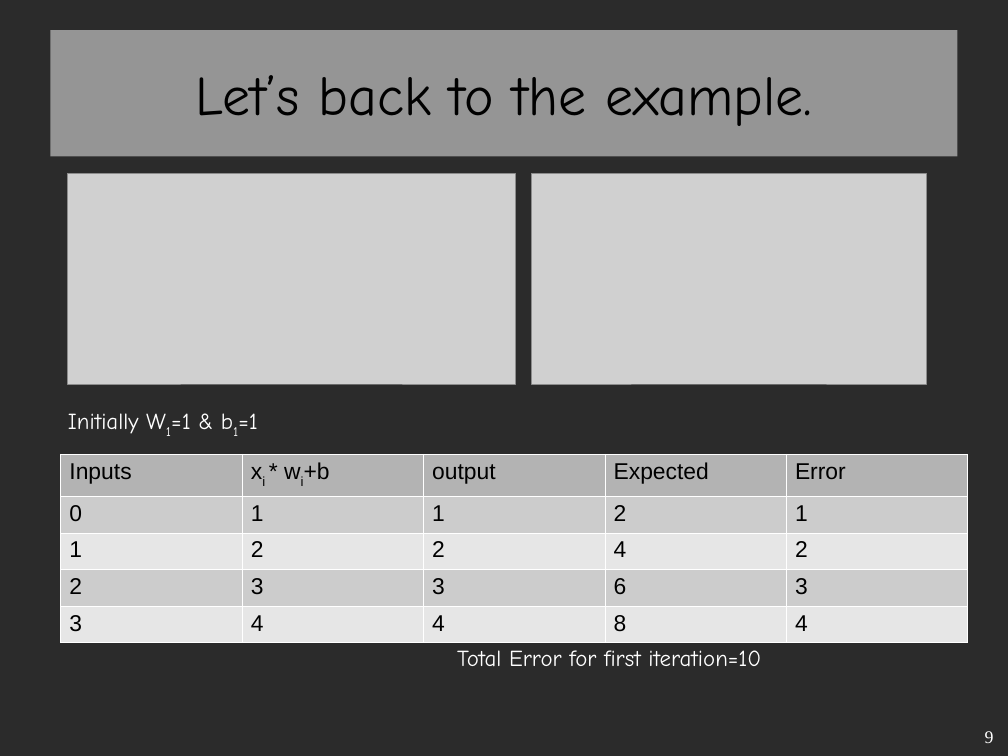
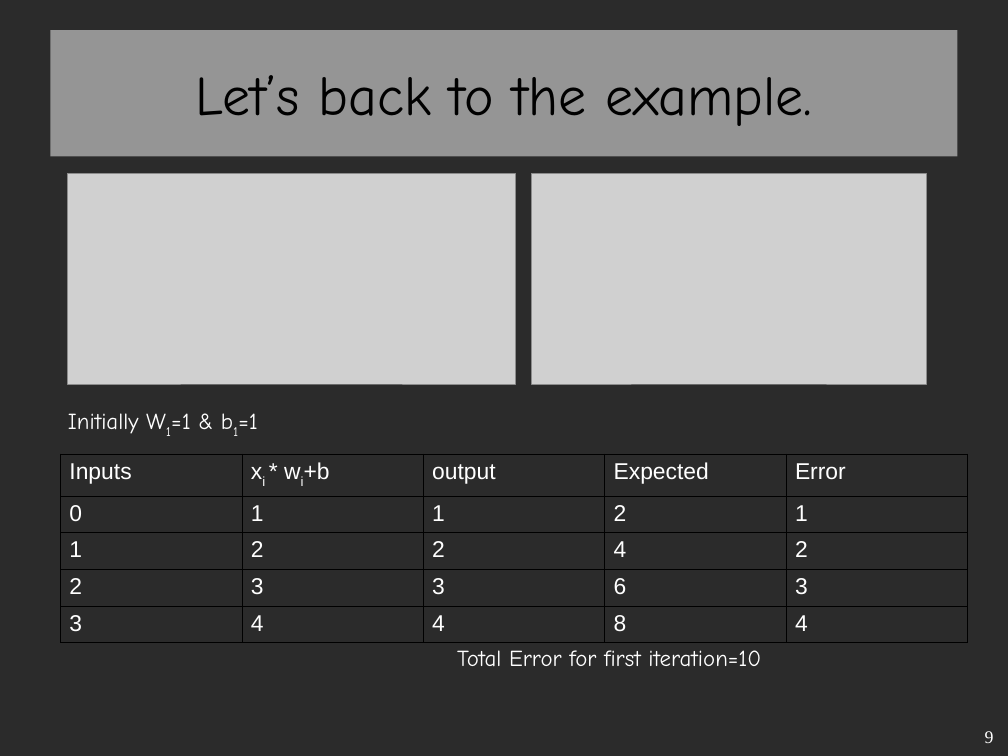
Before and after one commit to bedus-creation/MscCsIT, a slide deck: slide 9 of FirstSem/Seminar Report/Implemetation of Logic Gates.odp. Drawn at 1008x756 pixels with LibreOffice and Linux fonts; fonts in the diff are those of the drawing; grey boxes stand for pictures; background and template pictures are left out; a plain dark background stands for a picture behind light text. Boxes give left, top, right and bottom in pixels: in the first picture for what was removed or moved away, otherwise in the second. Text is boxed around its words. In the diff, an @@ line names an element or a change of style, - is before the commit and + after.

```diff
--- a/FirstSem/Seminar Report/Implemetation of Logic Gates.odp
+++ b/FirstSem/Seminar Report/Implemetation of Logic Gates.odp
@@ table at (x1=60, y1=454, x2=967, y2=636) @@
@@ fill #B3B3B3 to none in row 1 @@
@@ fill #CCCCCC to none in 10 cells @@
@@ fill #E6E6E6 to none in 10 cells @@
@@ text colour #000000 to #FFFFFF @@
@@ borders changed @@
```
Also in this commit, not shown: 5 other slides changed, 2 slides added, 2 slides removed, 22 other files.
